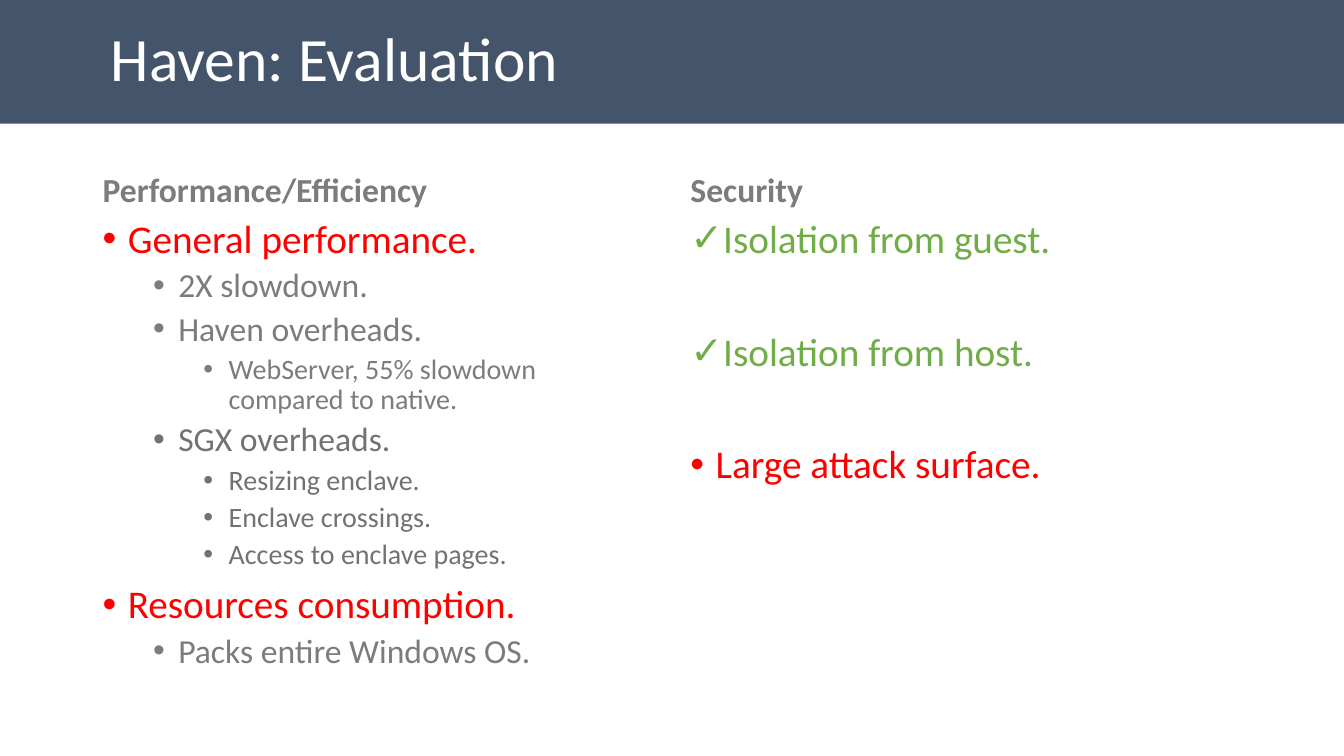
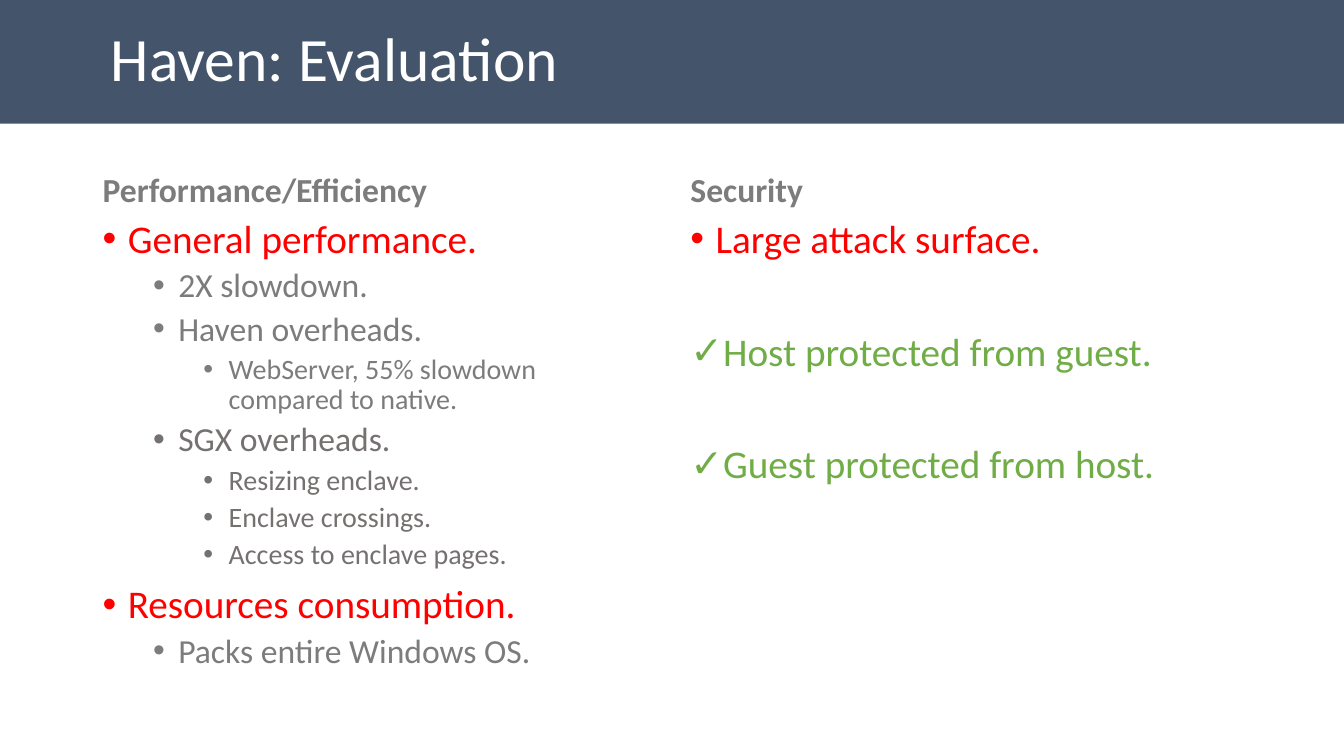
Before and after one commit to aghosn/CandidacyPresentation, a slide deck: slide 18 of CE_presentation.pptx. Drawn at 1344x756 pixels with LibreOffice and Linux fonts; fonts in the diff are those of the drawing. Boxes give left, top, right and bottom in pixels: in the first picture for what was removed or moved away, otherwise in the second. Text is boxed around its words. In the diff, an @@ line names an element or a change of style, - is before the commit and + after.

```diff
--- a/CE_presentation.pptx
+++ b/CE_presentation.pptx
@@ text at (723,225,1050,367): paragraphs removed @@
-✓ Isolation from guest.
-✓ Isolation from host.
@@ text at (723,338,1154,485): paragraphs added @@
+✓ Host protected from guest.
+✓ Guest protected from host.
```
Also in this commit, not shown: 2 other slides changed.
